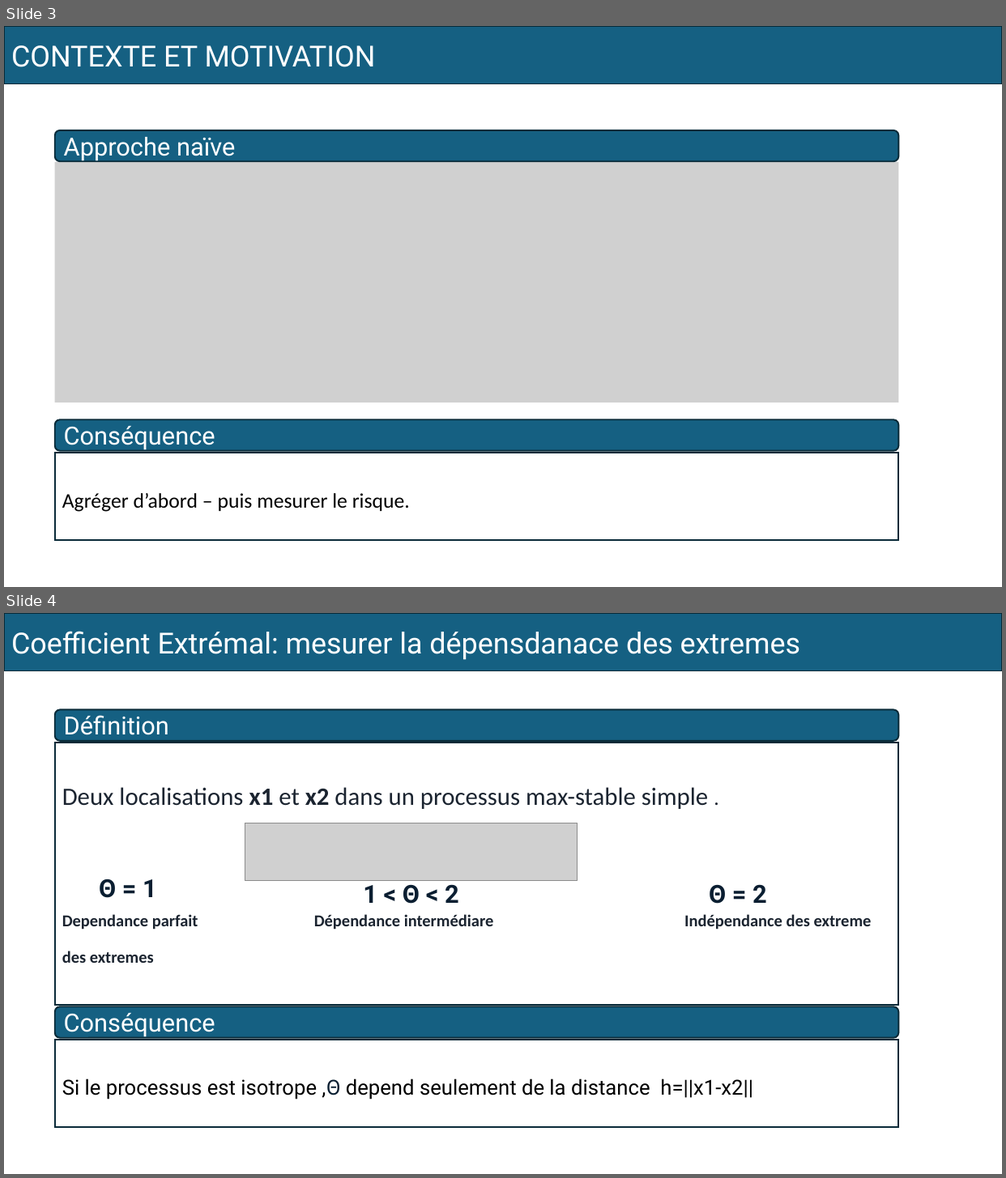
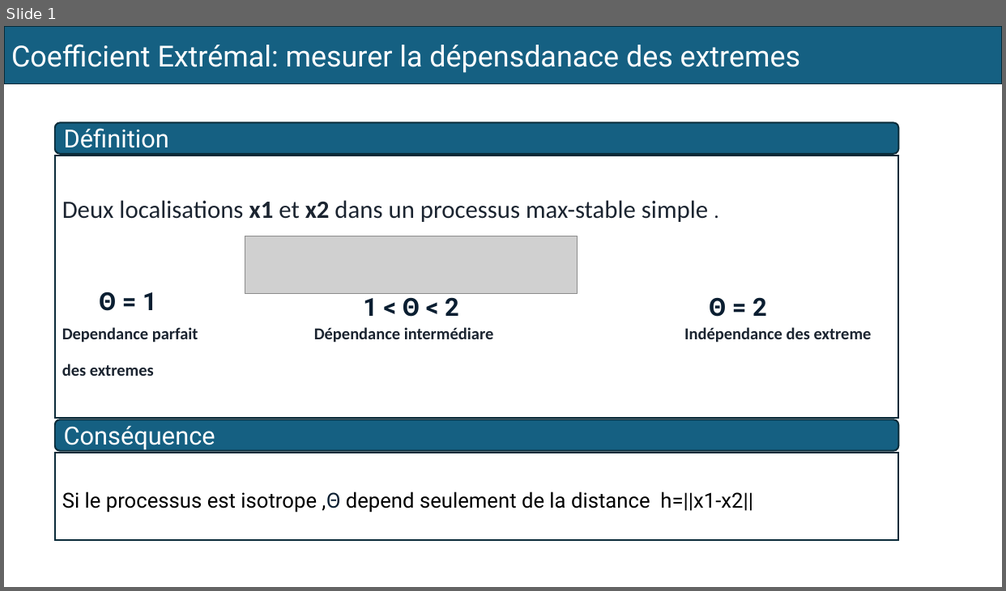
Before and after one commit to MamadouLamine27/projet-tve-max-stable, a slide deck: pptx/presentation_sauvegarde.pptx. Shown one above the other, each under a label of ours: slides 3 and 4 before the commit, slide 1 after it. The pictures are 1006x1178 and 1006x591 pixels, drawn with LibreOffice and Linux fonts; fonts in the diff are those of the drawing; grey boxes stand for pictures. Boxes give left, top, right and bottom in pixels: in the first picture for what was removed or moved away, otherwise in the second. Text is boxed around its words. In the diff, an @@ line names an element or a change of style, - is before the commit and + after.

```diff
--- a/pptx/presentation_sauvegarde.pptx
+++ b/pptx/presentation_sauvegarde.pptx
@@ slide 3 removed at <box>4,26,1002,587</box>, background #FFFFFF @@
@@ rectangle removed at <box>4,26,1002,84</box> @@
-CONTEXTE ET MOTIVATION
@@ rounded rectangle removed at <box>55,130,898,161</box> @@
-Approche naïve
@@ picture removed at <box>55,162,898,403</box> @@
@@ rounded rectangle removed at <box>55,420,898,451</box> @@
-Conséquence
@@ rectangle removed at <box>55,453,898,540</box> @@
-Agréger d’abord – puis mesurer le risque.
@@ what was slide 4 is now slide 1 @@
```
Also in this commit, not shown: 3 other slides removed.
